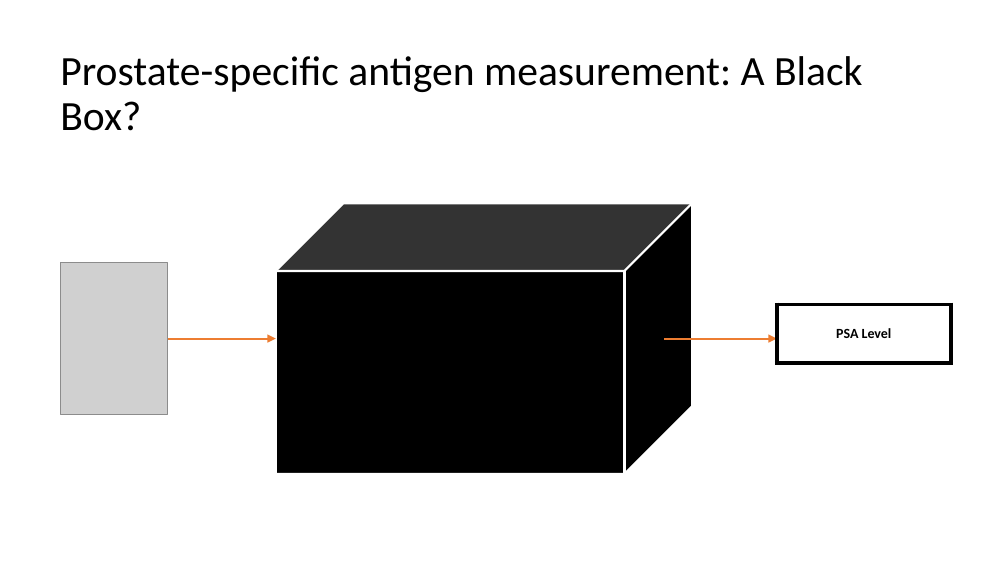
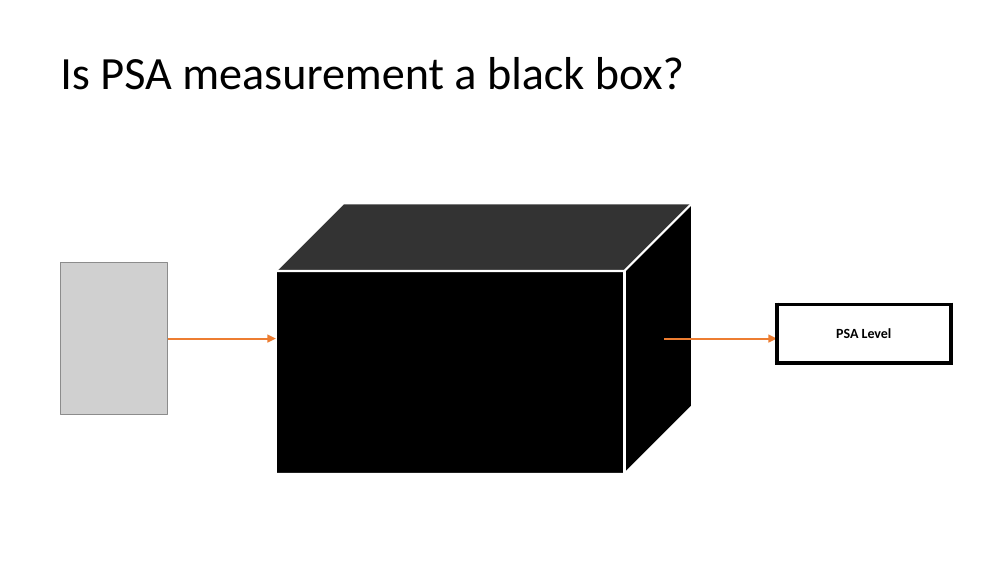
Before and after one commit to mengelhard/mmci_applied_ds, a slide deck: slide 24 of lectures/understanding_model_predictions.pptx (slide 10 before the commit). Drawn at 1008x567 pixels with LibreOffice and Linux fonts; fonts in the diff are those of the drawing; grey boxes stand for pictures. Boxes give left, top, right and bottom in pixels: in the first picture for what was removed or moved away, otherwise in the second. Text is boxed around its words. In the diff, an @@ line names an element or a change of style, - is before the commit and + after.

```diff
--- a/lectures/understanding_model_predictions.pptx
+++ b/lectures/understanding_model_predictions.pptx
@@ title at bbox=[60, 57, 684, 90]: text changed; size 29.7 to 33 pt @@
-Prostate-specific antigen measurement: A Black Box?
+Is PSA measurement a black box?
```
Also in this commit, not shown: 4 other slides changed, 16 slides added, 1 slide removed, 9 other files.
